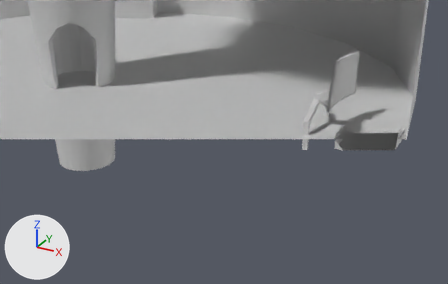
What one commit did to the FBX model Assets/Models/RoomBlockout/RoomBlockout.fbx.
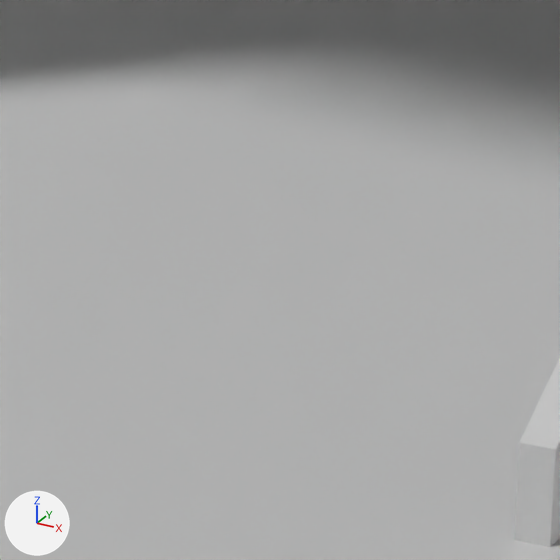
Each version is shown from a 50 mm camera at (0.1844, -0.2016, 0.0872) aimed at (0.081, -0.0137, -0.0068), then close up on the part from 53% to 69% of the width and 22% to 48% of the height. Arrows for +X, +Y and +Z are at lower left; the lights stay in place. The first two pictures are the older version. Everything nearer to the camera than a plane just in front of the edit is cut away. Where no turn or scale is listed for an object, it has been applied to the vertices.

Objects in the first close-up: 'Room', 'monitorarm3'.
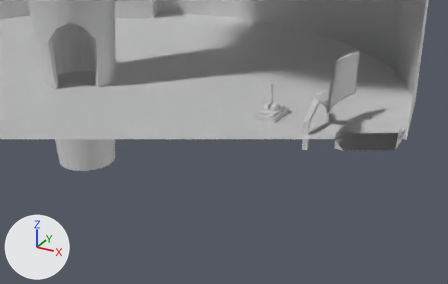
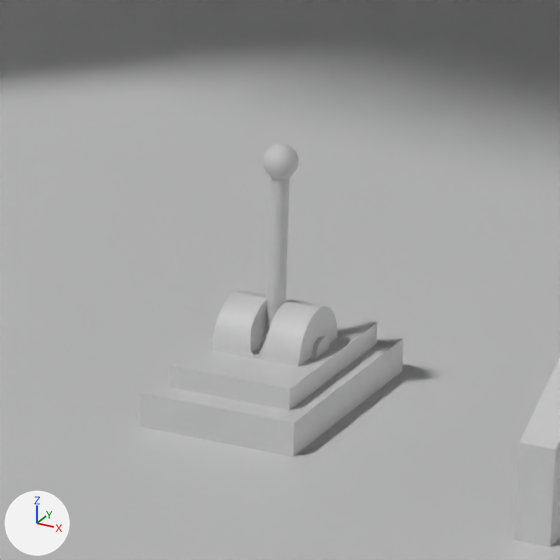
Where the newer file only moved an object's origin or applied its transform, the numbers keep the older frame.

What differs and where, as boxes [x1, y1, x2, y2] in the close-ups (560 x 560 px):
'basecube', added
    after: [140, 333, 404, 457]
'secondbasecube', added
    after: [169, 315, 378, 410]
'maincylinder', added
    after: [212, 290, 338, 367]
'lever', added
    after: [266, 177, 290, 333]
'balllever', added
    after: [263, 143, 299, 179]
'innercylinder', added
    after: [260, 329, 329, 357]

Patch to the scene script:
```diff
--- a/Assets/Models/RoomBlockout/RoomBlockout.fbx.py
+++ b/Assets/Models/RoomBlockout/RoomBlockout.fbx.py
@@ me_mesh_025 @@
+me_mesh_025.from_pydata(...)  # a UV sphere (20 segments, 20 rings, poles along z) spanning x -0.00088..0.00088, y -0.00088..0.00088, z -0.00088..0.00088
+me_mesh_025.materials.append(mat_openpbr_shader1)  # white #e7e7e7
@@ me_mesh_024 @@
+me_mesh_024.from_pydata(...)  # 42 vertices, 60 faces; spans x -0.00047..0.00047, y -0.00047..0.00047, z -0.00462..0.00462
+me_mesh_024.materials.append(mat_openpbr_shader1)  # white #e7e7e7
@@ me_mesh_022 @@
+me_mesh_022.from_pydata(...)  # 94 vertices, 72 faces; spans x -0.00235..0.00235, y -0.00235..0.00235, z -0.002..0.002
+me_mesh_022.materials.append(mat_openpbr_shader1)  # white #e7e7e7
@@ me_mesh_020 @@
+me_mesh_020.from_pydata(...)  # 12 vertices, 10 faces; spans x -0.00412..0.00412, y -0.00664..0.00664, z -0.00138..0.00138
+me_mesh_020.materials.append(mat_openpbr_shader1)  # white #e7e7e7
@@ me_mesh_023 @@
+me_mesh_023.from_pydata(...)  # 70 vertices, 81 faces; spans x -0.00261..0.00261, y -0.00079..0.00079, z -0.00084..0.00084
+me_mesh_023.materials.append(mat_openpbr_shader1)  # white #e7e7e7
@@ me_mesh_021 @@
+me_mesh_021.from_pydata(...)  # 12 vertices, 10 faces; spans x -0.00325..0.00325, y -0.00526..0.00526, z -0.00138..0.00138
+me_mesh_021.materials.append(mat_openpbr_shader1)  # white #e7e7e7
@@ ob_balllever @@
+ob_balllever = bpy.data.objects.new('balllever', me_mesh_025)
+ob_balllever.location = (0.09369, 0.00047, 0.01382)
@@ ob_lever @@
+ob_lever = bpy.data.objects.new('lever', me_mesh_024)
+ob_lever.location = (0.09369, 0.00047, 0.0092)
@@ ob_maincylinder @@
+ob_maincylinder = bpy.data.objects.new('maincylinder', me_mesh_022)
+ob_maincylinder.location = (0.09369, 0.00047, 0.00461)
@@ ob_basecube @@
+ob_basecube = bpy.data.objects.new('basecube', me_mesh_020)
+ob_basecube.location = (0.09369, 0.00047, 0.00179)
@@ ob_innercylinder @@
+ob_innercylinder = bpy.data.objects.new('innercylinder', me_mesh_023)
+ob_innercylinder.location = (0.09369, 0.00047, 0.00422)
@@ ob_secondbasecube @@
+ob_secondbasecube = bpy.data.objects.new('secondbasecube', me_mesh_021)
+ob_secondbasecube.location = (0.09369, 0.00047, 0.00292)
```
